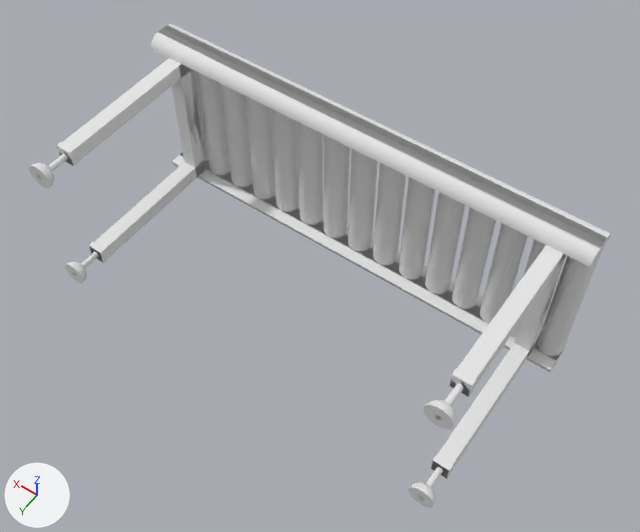
Before and after pictures for a commit that changed the OBJ model idt-metaverse/Assets/Resources/Conveyors/Conveyor2.obj.
Both versions are drawn from a 50 mm lens placed at (1694.0, 953.0, -7744.0), pointed at (2630.0, -357.0, -9803.0). The lights are fixed; the arrows at lower left show +X, +Y and +Z. Where no turn or scale is listed for an object, it has been applied to the vertices.

Names of what the first picture shows: 'Conveyor2'.
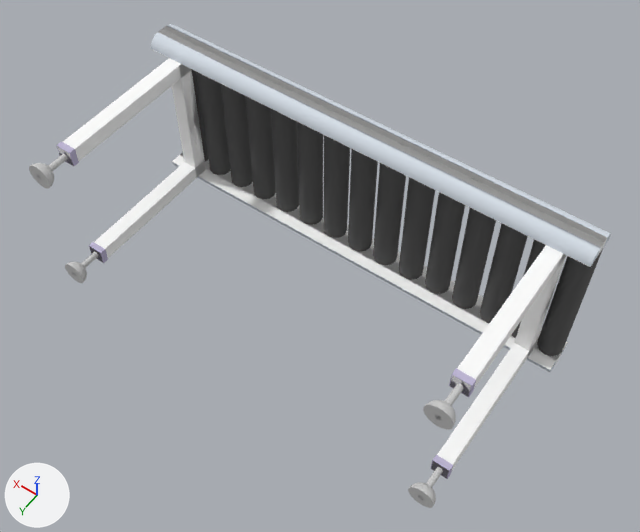
The newer file is also turned or shifted as a whole; pictures and numbers use the older file's frame.

Location of each change, [x1, y1, x2, y2] in pixels of the pictures (640 x 532 px):
'Conveyor2', recoloured
    both: [29, 24, 611, 508]

The change in detail:
Material 'black' (mat_black) changes colour from white #e7e7e7 to dark grey #585858; in linear values from (0.8, 0.8, 0.8) to (0.098, 0.098, 0.098).
Material 'metal' (mat_metal) changes colour from white #e7e7e7 to light grey #cbcbcb; in linear values from (0.8, 0.8, 0.8) to (0.6, 0.6, 0.6).
Material 'blue_grey' (mat_blue_grey) changes colour from white #e7e7e7 to light grey #bdb6d4; in linear values from (0.8, 0.8, 0.8) to (0.51, 0.467, 0.659).
Material 'light_aqua' (mat_light_aqua) changes colour from white #e7e7e7 to white #d7dfe8; in linear values from (0.8, 0.8, 0.8) to (0.678, 0.737, 0.808).
Material 'white' (mat_white) changes colour from white #e7e7e7 to white #ffffff; in linear values from (0.8, 0.8, 0.8) to (1.0, 1.0, 1.0).
